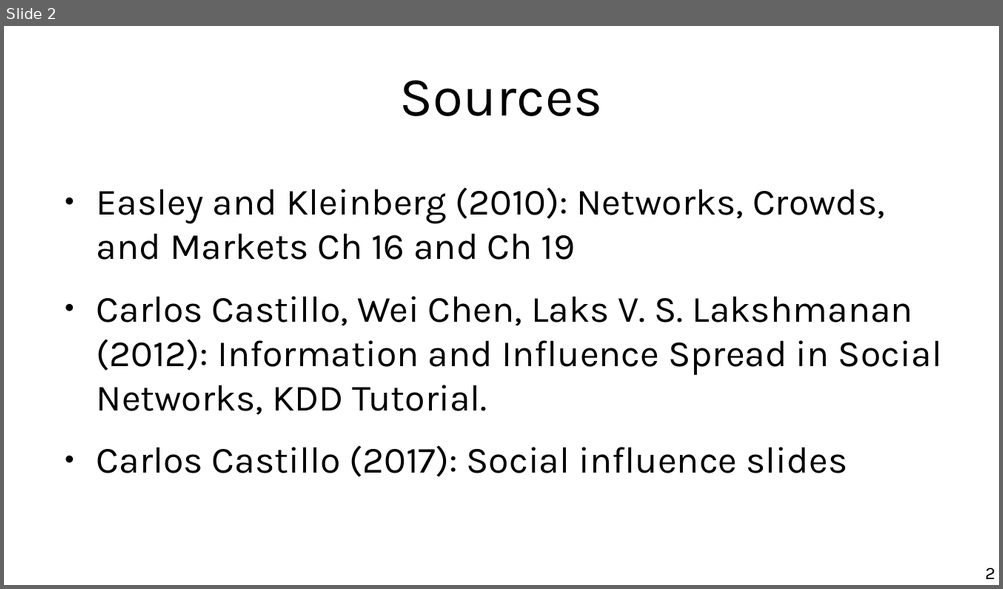
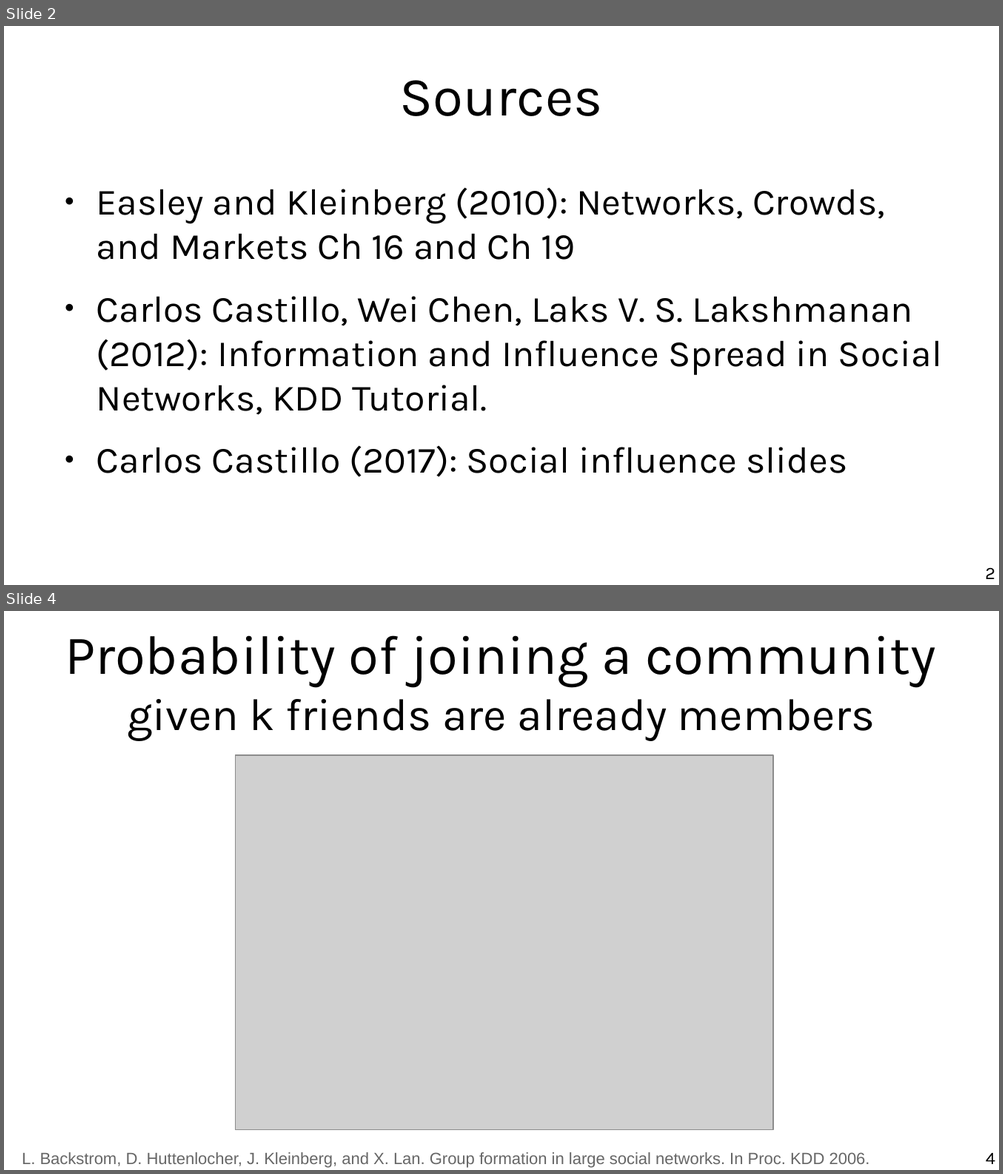
Before and after one commit to chatox/networks-science-course, a slide deck: theory/tt17_spreading_phenomena.odp. Shown one above the other, each under a label of ours: slide 2 before the commit, slides 2 and 4 after it; the slides between them are not shown. The pictures are 1003x589 and 1003x1174 pixels, drawn with LibreOffice and Linux fonts; fonts in the diff are those of the drawing; grey boxes stand for pictures. Boxes give left, top, right and bottom in pixels: in the first picture for what was removed or moved away, otherwise in the second. Text is boxed around its words. In the diff, an @@ line names an element or a change of style, - is before the commit and + after.

```diff
--- a/theory/tt17_spreading_phenomena.odp
+++ b/theory/tt17_spreading_phenomena.odp
@@ slide 4 added at [4,611,999,1170], background #FFFFFF @@
@@ title added at [65,635,936,741], 44 pt, text #000000 @@
+Probability of joining a community
+given k friends are already members
@@ picture added at [235,755,773,1130] @@
@@ text added at [22,1153,870,1168], 13 pt, text #666666 @@
+L. Backstrom, D. Huttenlocher, J. Kleinberg, and X. Lan. Group formation in large social networks. In Proc. KDD 2006.
@@ page number added at [985,1153,995,1165], 14 pt, text #000000 @@
+4
```
Also in this commit, not shown: 16 other slides added, 2 slides removed.
